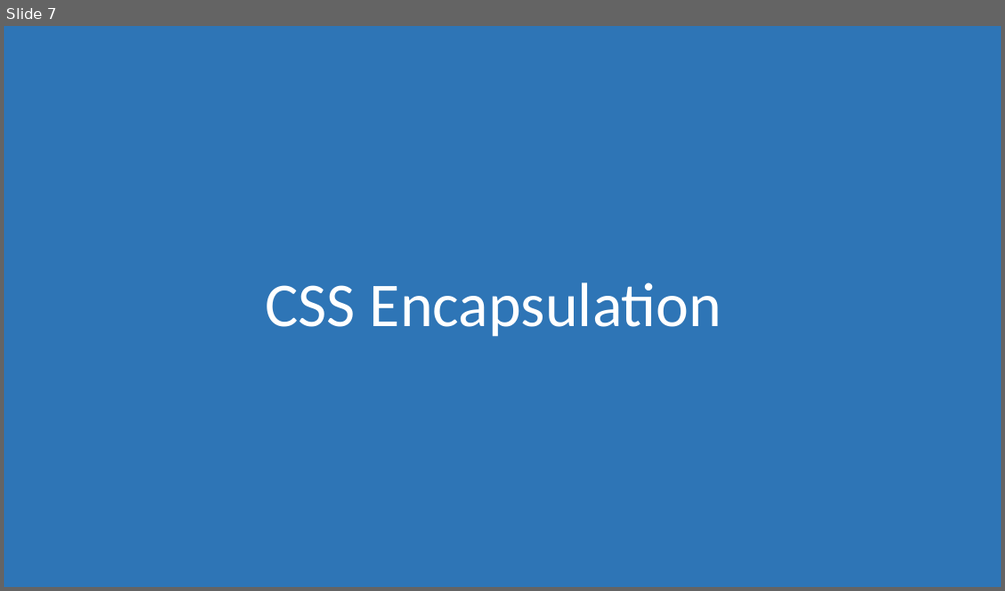
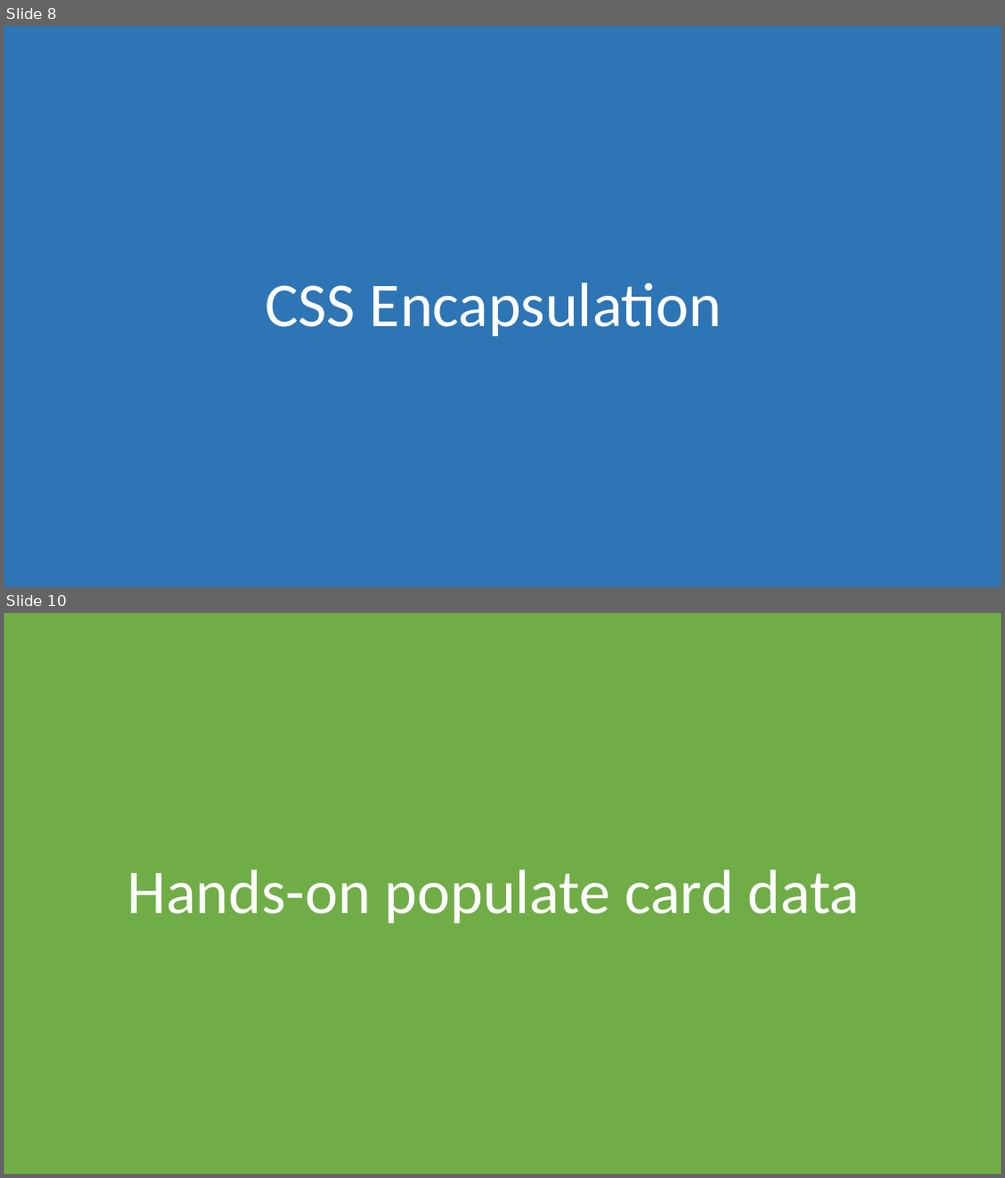
Before and after one commit to morkkis/PWD, a slide deck: presentations/chapter-4/Practical Web Dev.pptx. Shown one above the other, each under a label of ours: slide 7 before the commit, slides 8 and 10 after it; the slides between them are not shown. The pictures are 1005x591 and 1005x1178 pixels, drawn with LibreOffice and Linux fonts; fonts in the diff are those of the drawing. Boxes give left, top, right and bottom in pixels: in the first picture for what was removed or moved away, otherwise in the second. Text is boxed around its words. In the diff, an @@ line names an element or a change of style, - is before the commit and + after.

```diff
--- a/presentations/chapter-4/Practical Web Dev.pptx
+++ b/presentations/chapter-4/Practical Web Dev.pptx
@@ slide 10 added at (x1=4, y1=613, x2=1001, y2=1174), background #FFFFFF @@
@@ rectangle added at (x1=4, y1=613, x2=1001, y2=1174), fill #70AD47 @@
@@ title added at (x1=128, y1=869, x2=860, y2=924), 60 pt, text #FFFFFF @@
+Hands-on populate card data
@@ what was slide 7 is now slide 8 @@
```
Also in this commit, not shown: 2 other slides added, 7 other files.
